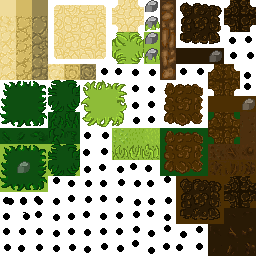
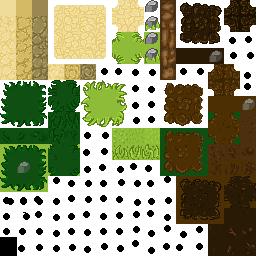
Layers edited between the first and the second 256px x 256px image:
added layer "Layer 1" above "stones" over bbox(0, 32, 256, 256)
